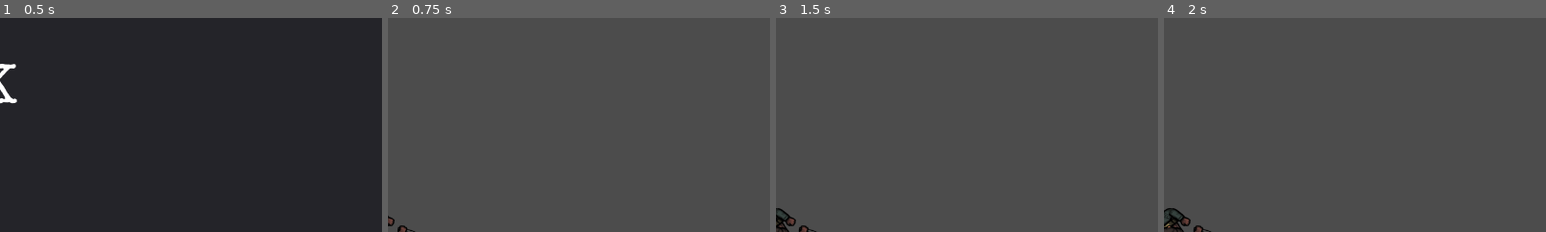
Above: before the commit, frames 1-4 (left to right).
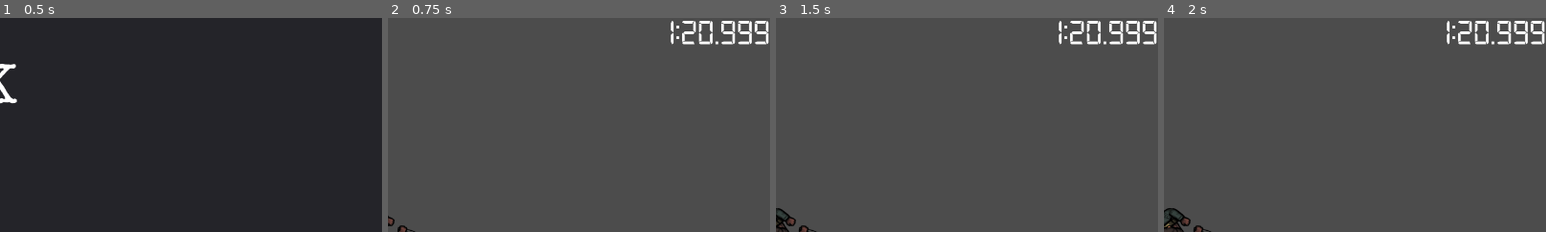
Above: after the commit, the same moments.

Repository: team8-gj001/GameJam001
Game: Godot game, scene res://scenes/title/title.tscn
The game is run twice, just before and just after one commit, with the same random seed, the same clock (stepped at 60 frames per second) and the same inputs.
Inputs:
- Up to frame 1 (0.5 s): no input
- Up to frame 2 (0.75 s): click "PLAY" at 0.5 s
- Up to frame 3 (1.5 s): tap Enter at 1.25 s; hold D (move_right) from 1.28 s (still down)
- Up to frame 4 (2 s): keep holding D (move_right)
The pictures show only the part of the screen within x 50-100%, y 0-50%; the shares and areas given below are measured in that part.

Frame 1 is identical in both runs. In frame 2, 1.3% of the frame differs, in the area x 74-100%, y 1-13%; in frame 3, 1.3%; in frame 4, 1.3%.

Commit message:
project: added global script + initial hud work

Diff:
--- a/project.godot
+++ b/project.godot
@@ -13,6 +13,10 @@
 config/name="Clockwork 001"
 run/main_scene="res://scenes/title/title.tscn"
 config/icon="res://icon.png"
+
+[autoload]
+
+global="*res://scenes/global.gd"
 
 [display]
 
--- /dev/null
+++ b/scenes/global.gd
@@ -0,0 +1,21 @@
+extends Node
+
+var current_scene = null
+
+func _ready():
+	var root = get_tree().get_root()
+	current_scene = root.get_child(root.get_child_count() -1)
+
+func enter_level(path):
+	call_deferred("_d_enter_level", path) # deferred means to wait till no code is running
+
+func _d_enter_level(path):
+	current_scene.free() # nuke current scene :(
+
+	var new_scene = load(path).instance()
+	var hud = load("res://scenes/hud.tscn").instance()
+	new_scene.add_child(hud)
+	current_scene = new_scene
+
+	get_tree().get_root().add_child(current_scene)
+	get_tree().set_current_scene(current_scene) # make compatiable with godot API
--- /dev/null
+++ b/scenes/hud.tscn
@@ -0,0 +1,21 @@
+[gd_scene load_steps=3 format=2]
+
+[ext_resource path="res://assets/fonts/digital-7.regular.ttf" type="DynamicFontData" id=1]
+
+[sub_resource type="DynamicFont" id=1]
+size = 64
+font_data = ExtResource( 1 )
+
+[node name="HUD" type="CanvasLayer"]
+
+[node name="Label" type="Label" parent="."]
+anchor_left = 1.0
+anchor_right = 1.0
+margin_left = -248.0
+margin_bottom = 36.0
+custom_fonts/font = SubResource( 1 )
+text = "1:20.999"
+align = 2
+__meta__ = {
+"_edit_use_anchors_": false
+}
--- a/scenes/title/title.gd
+++ b/scenes/title/title.gd
@@ -1,10 +1,4 @@
 extends Panel
-
-
-# Declare member variables here. Examples:
-# var a = 2
-# var b = "text"
-
 
 # Called when the node enters the scene tree for the first time.
 func _ready():
@@ -14,11 +8,9 @@
 	file.close()
 	find_node("Version").set_text(ver)
 
-
 # Called every frame. 'delta' is the elapsed time since the previous frame.
 #func _process(delta):
 #	pass
 
-
 func _on_PlayButton_pressed():
-	get_tree().change_scene("res://scenes/tutorial/tut.tscn")
+	get_node("/root/global").enter_level("res://scenes/tutorial/tut.tscn")
--- a/scenes/title/title.tscn
+++ b/scenes/title/title.tscn
@@ -3,10 +3,13 @@
 [ext_resource path="res://scenes/title/logo.png" type="Texture" id=1]
 [ext_resource path="res://scenes/title/title.gd" type="Script" id=2]
 
-[node name="Panel" type="Panel"]
+[node name="TitleScreen" type="Panel"]
 anchor_right = 1.0
 anchor_bottom = 1.0
 script = ExtResource( 2 )
+__meta__ = {
+"_edit_use_anchors_": false
+}
 
 [node name="TitleScreen" type="MarginContainer" parent="."]
 anchor_right = 1.0
Binary file added: assets/fonts/digital-7.regular.ttf
